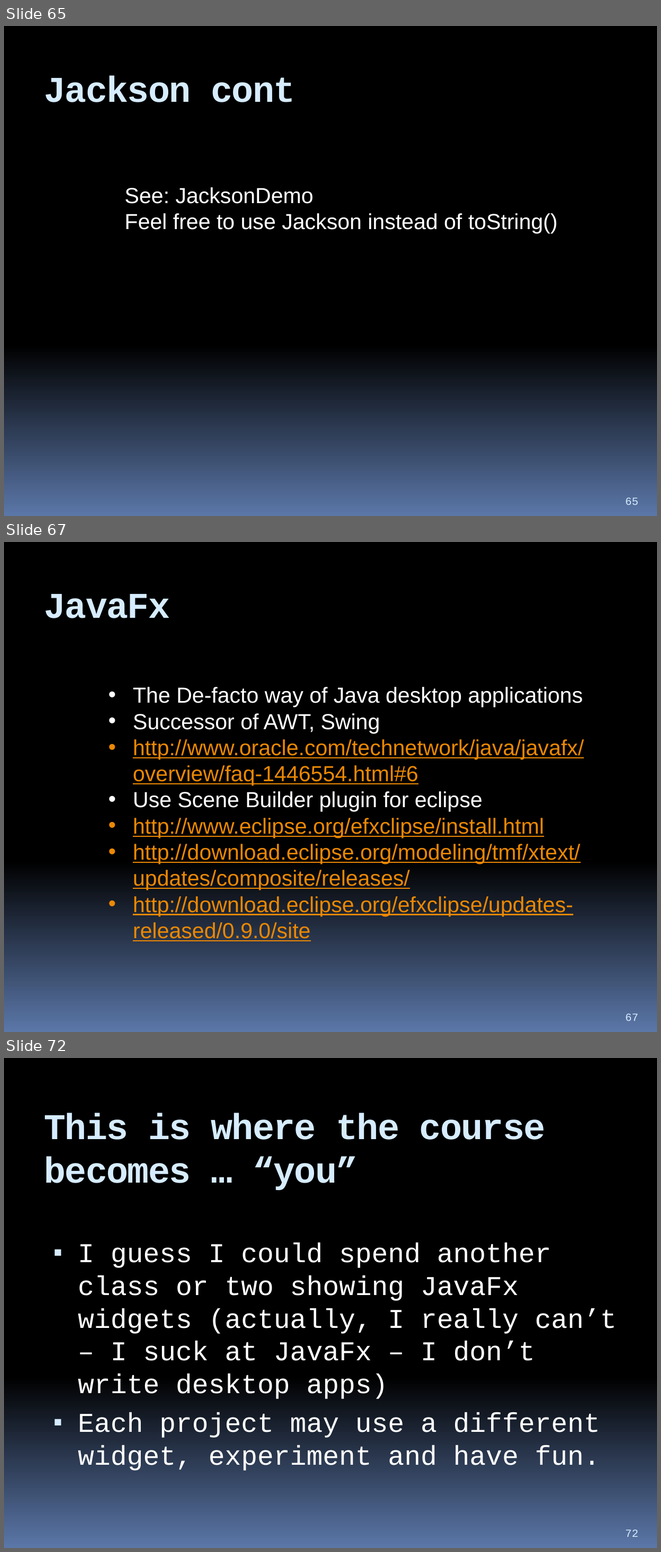
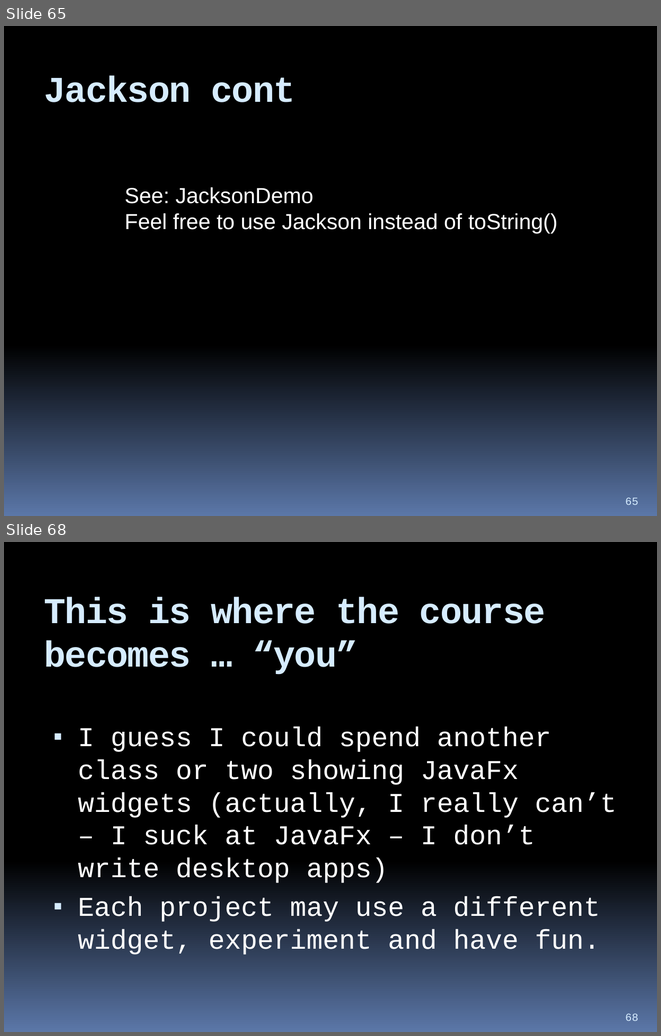
Before and after one commit to hchan/comp2613, a slide deck: coursePresentation.pptx. Shown one above the other, each under a label of ours: slides 65, 67 and 72 before the commit, slides 65 and 68 after it; the slides between them are not shown. The pictures are 661x1552 and 661x1036 pixels, drawn with LibreOffice and Linux fonts; fonts in the diff are those of the drawing. Boxes give left, top, right and bottom in pixels: in the first picture for what was removed or moved away, otherwise in the second. Text is boxed around its words. In the diff, an @@ line names an element or a change of style, - is before the commit and + after.

```diff
--- a/coursePresentation.pptx
+++ b/coursePresentation.pptx
@@ slide 67 removed at <box>4,542,657,1032</box>, background gradient #000000 to #5B77A8 @@
@@ title removed at <box>44,594,170,618</box> @@
-JavaFx
@@ text removed at <box>133,687,584,941</box> @@
-• The De-facto way of Java desktop applications
-• Successor of AWT, Swing
-• http://www.oracle.com/technetwork/java/javafx/overview/faq-1446554.html#6
-• Use Scene Builder plugin for eclipse
-• http://www.eclipse.org/efxclipse/install.html
-• http://download.eclipse.org/modeling/tmf/xtext/updates/composite/releases/
-• http://download.eclipse.org/efxclipse/updates-released/0.9.0/site
@@ page number removed at <box>625,1013,638,1021</box> @@
-67
@@ what was slide 72 is now slide 68 @@
@@ page number at <box>625,1013,638,1021</box>: text changed @@
-72
+68
```
Also in this commit, not shown: 2 slides changed, 3 other slides removed, 7 other files.
